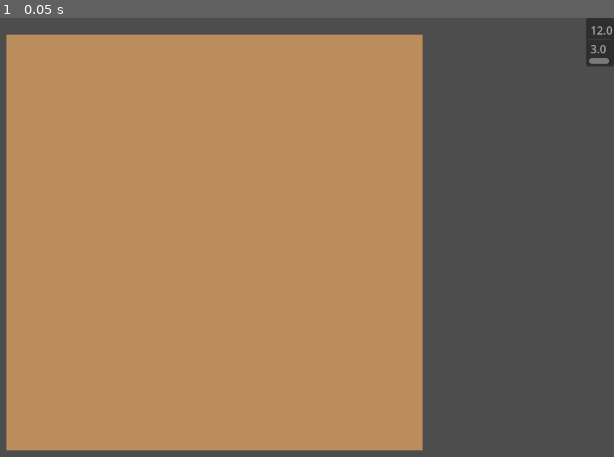
Above: before the commit, frame 1.
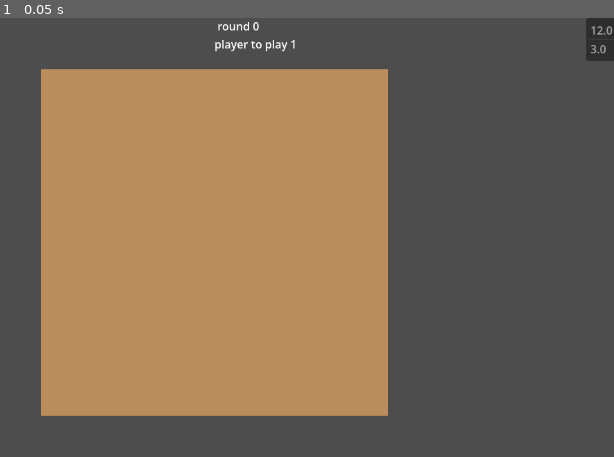
Above: after the commit, the same moment.

Repository: COLIN-MJM/Matthieu
Game: Godot game, scene res://PlaySpace.tscn
Two runs of this game, one before a commit and one after it. Both use one fixed random seed, a clock stepped at 60 frames per second and the inputs below.
Inputs:
- Up to frame 1 (0.05 s): no input

The runs differ from the first frame. In frame 1, 20% of the frame differs, in the area x 0-100%, y 0-99%.

Commit message:
shity multijouer local
-system de tour par tour
-creation d'un Player manager pour géré les tour
-les player ont des ID

Diff:
--- a/Carte/scripts/AllCarte.gd
+++ b/Carte/scripts/AllCarte.gd
@@ -7,19 +7,25 @@
 func is_Carte(d :Dictionary):
 	return d["base"]=="Carte"
 
-func add_to_dico(entrance : Dictionary)->void:
+func add_to_dico(entrance : Dictionary , id : int)->void:
 	var baseString=entrance["class"]
 	var number : int =baseString.erase(0,baseString.length()-2).to_int()
-	dico.get_or_add(number,load(entrance["path"]).new())
+	##la ligne du cauchmard elle
+	###1-crée l'instance du script
+	###2-la met dans le dictionnaire
+	###3-lui attribue le bon owner
+	(dico.get_or_add(number,load(entrance["path"]).new()) as Carte).owner=id
 #endregion
 
-func _init() -> void:
+func _ready() -> void:
+	##le get parent*2 ne marche que si la hiéarchie ne change pas c'est du hard code de bourrin
+	var id : int= (get_parent().get_parent() as Player).player_Id
 	for x in ProjectSettings.get_global_class_list().filter(is_Carte) :
-		add_to_dico(x)
+		add_to_dico(x,id)
 	##initialise tout les script enfant de Class correctement formaté
 	####Pire crime de l'histoire de l'humanité,on raconte que son créateur construit une tour de sont hubris,la hauteur tell qu'elle perças le paradis
 
 
 func GetCarteInstanceOnNumber(entrance :int)->Carte :
-	var test = dico[entrance].duplicate()
+	var test =  dico[entrance]
 	return test
--- a/La Main.gd
+++ b/La Main.gd
@@ -2,7 +2,6 @@
 extends Control
 
 @export var allCarte : AllCarte
-@export var selectable : ItemList
 
 var currentSelected : int = -1
 
@@ -14,7 +13,8 @@
 	var numberOfCarte : Array [int] = allCarte.dico.keys()
 	for x in numberOfCarte :
 		allCarteState[x]=CarteState.IN_HAND
-		selectable.add_item(String.num(x))
+		allCarte.add_item(String.num(x))
+
 
 
 func requestCard(i :int)->Carte :
@@ -28,4 +28,4 @@
 
 
 func _on_item_list_item_selected(index: int) -> void:
-	currentSelected= selectable.get_item_text(index).to_int()
+	currentSelected= allCarte.get_item_text(index).to_int()
--- a/PlaySpace.tscn
+++ b/PlaySpace.tscn
@@ -3,10 +3,30 @@
 [ext_resource type="Script" uid="uid://c3n7l0ujysmbd" path="res://play_space.gd" id="1_ddk8d"]
 [ext_resource type="PackedScene" uid="uid://cst0j5nt5ha8a" path="res://CardSlote.tscn" id="2_n6yqr"]
 [ext_resource type="PackedScene" uid="uid://bbvvo3ludckha" path="res://Player.tscn" id="3_u1prq"]
+[ext_resource type="Script" uid="uid://dna6waf1hqwh4" path="res://player_manager.gd" id="4_df1a7"]
 
-[node name="Node2D" type="Node2D" unique_id=1755601109]
+[node name="Node2D" type="Node2D" unique_id=1755601109 node_paths=PackedStringArray("player_manager")]
 script = ExtResource("1_ddk8d")
-dimensions = Vector2i(10, 10)
-slotSize = Vector2i(60, 60)
+dimensions = Vector2i(5, 5)
+slotSize = Vector2i(100, 100)
+player_manager = NodePath("Player_Manager")
+nbr_of_player = 4
 metadata/CarteSlot = ExtResource("2_n6yqr")
-metadata/PlayerScene = ExtResource("3_u1prq")
+
+[node name="Player_Manager" type="Control" parent="." unique_id=1166481334 node_paths=PackedStringArray("playspace", "text")]
+layout_mode = 3
+anchors_preset = 0
+offset_right = 40.0
+offset_bottom = 40.0
+script = ExtResource("4_df1a7")
+playspace = NodePath("..")
+text = NodePath("Label")
+metadata/Player_Scene = ExtResource("3_u1prq")
+
+[node name="Label" type="Label" parent="Player_Manager" unique_id=1792141228]
+layout_mode = 0
+offset_left = 644.0
+offset_top = 6.0
+offset_right = 684.0
+offset_bottom = 29.0
+text = "TEST"
--- a/Player.tscn
+++ b/Player.tscn
@@ -14,21 +14,22 @@
 script = ExtResource("1_kne1u")
 main = NodePath("La main")
 
-[node name="La main" type="Control" parent="." unique_id=1467830439 node_paths=PackedStringArray("allCarte", "selectable")]
+[node name="La main" type="Control" parent="." unique_id=1467830439 node_paths=PackedStringArray("allCarte")]
 anchors_preset = 0
 offset_right = 40.0
 offset_bottom = 40.0
 script = ExtResource("1_d3vym")
 allCarte = NodePath("ItemList")
-selectable = NodePath("ItemList")
 
 [node name="ItemList" type="ItemList" parent="La main" unique_id=494708506]
 layout_mode = 0
 offset_left = 1112.0
 offset_right = 1152.0
 offset_bottom = 40.0
+auto_width = true
 auto_height = true
 wraparound_items = false
+same_column_width = true
 script = ExtResource("2_esir1")
 
 [connection signal="item_selected" from="La main/ItemList" to="La main" method="_on_item_list_item_selected"]
--- a/play_space.gd
+++ b/play_space.gd
@@ -2,10 +2,13 @@
 extends Node2D
 @export var dimensions : Vector2i
 @export var slotSize : Vector2i
+
+@export var player_manager : Player_Manager
+@export_custom(PROPERTY_HINT_RANGE,"0,4,1") var nbr_of_player : int
 var board : Node2D
 var TlMidBr : PackedVector2Array
 @onready var carteSlot : PackedScene =$".".get_meta("CarteSlot")
-@onready var player_scene : PackedScene =$".".get_meta("PlayerScene")
+
 
 var  scaler : Vector2
 
@@ -16,14 +19,9 @@
 func _ready() -> void:
 	scaler= Vector2(slotSize)/100
 	createGrid()
-	createplayer_scene()
+	player_manager.createplayer_sceneS(nbr_of_player)
 
 
-
-func createplayer_scene()->void:
-	var player : Player = player_scene.instantiate()
-	player.playSpace= self
-	add_child(player)
 
 
 func createGrid()->void:
--- a/player.gd
+++ b/player.gd
@@ -4,16 +4,43 @@
 var player_Id : int
 @export var main : La_Main
 var playSpace: PlaySpace
+signal  turnSuccessFull
+var isTurn: bool = false :
+	get :
+		return isTurn
+	set(value) :
+		if value ==true :
+			main.allCarte.visible=true
+			set_process_input(true)
+		else :
+			main.allCarte.visible=false
+			set_process_input(false)
+		isTurn=value
 
+
+func _setup_listVisual() :
+	print("o")
+	if sign(player_Id)==-1 :
+		main.allCarte.position = Vector2(0+(main.allCarte.size.x+15)*((player_Id+1)*-1),0)
+	else :
+		main.allCarte.position = Vector2((get_window().size.x-main.allCarte.size.x)+(main.allCarte.size.x+15)*((player_Id-1)*-1),0)
 var cur_selected_index : int = -1
 func _input(event: InputEvent) -> void:
+	if !isTurn : return
 	if event.is_echo() :return
-	playSpace.Resolve_Passive()
-	if activate_card_from_clic(event) :return
-	if create_card_from_clic(event) : return
-	if move_card_from_clic(event):return ##c'est dégeu mais il attribue save pos pour plus tard
-	if rotate_card_from_clic(event) : return
-	playSpace.sideEffectHandler.ResolveSecondaryEffects()
+
+	if activate_card_from_clic(event) :
+		turnSuccessFull.emit()
+		return
+	if create_card_from_clic(event) :
+		turnSuccessFull.emit()
+		return
+	if move_card_from_clic(event):
+		turnSuccessFull.emit()
+		return ##c'est dégeu mais il attribue save pos pour plus tard
+	if rotate_card_from_clic(event) :
+		turnSuccessFull.emit()
+		return
 func create_card_from_clic(event : InputEvent)->bool :
 	##Check if initial condition are proper
 	if event is not InputEventMouseButton:
--- /dev/null
+++ b/player_manager.gd
@@ -0,0 +1,68 @@
+class_name  Player_Manager
+extends Control
+
+@export var playspace : PlaySpace
+@export var text : Label
+@onready var player_scene : PackedScene =$".".get_meta("Player_Scene")
+var players : Array[Player]
+var currRound : int
+
+var current_player : int  = 0
+
+func _ready() -> void:
+	positionText()
+	get_window().size_changed.connect(positionText)
+
+var isInTurn :bool
+func _process(delta: float) -> void:
+	if !isInTurn : await setup_turn()
+	else : pass
+
+func positionText() -> void:
+	var wind : Window = get_window()
+	text.position=Vector2i(wind.size.x/2,0)
+	text.size=Vector2(wind.size.x*0.15,wind.size.x*0.15)
+
+func setup_turn() ->void:
+	isInTurn=true
+	await _process_round()
+	currRound +=1
+	isInTurn=false
+
+
+func  _process_round()->bool :
+	for p in players :
+		current_player= p.player_Id
+		text.text=" round "+ str(currRound)+"\n"+"player to play "+ str(current_player)
+		await _process_turn(p)
+	return true
+
+func _process_turn(player : Player)->bool :
+	playspace.Resolve_Passive()
+	player.isTurn=true
+	await player.turnSuccessFull
+	player.isTurn=false
+	playspace.sideEffectHandler.ResolveSecondaryEffects()
+	return true
+
+func createplayer_sceneS(nbrP : int) ->void :
+	var playerId : int
+	for i in range(nbrP) :
+		if i ==0 :
+			playerId = 1
+			createplayer_scene(playerId)
+		else :
+			if i%2!=0:
+				createplayer_scene(playerId*-1)
+			else :
+				playerId +=1
+				createplayer_scene(playerId)
+
+func createplayer_scene(p_id : int)->void:
+	var player : Player = player_scene.instantiate()
+	player.playSpace= get_parent() as PlaySpace
+	player.player_Id=p_id
+	player.isTurn=false
+	players.append(player)
+	add_child(player)
+	player._setup_listVisual()
Not shown, added: player_manager.gd.uid
